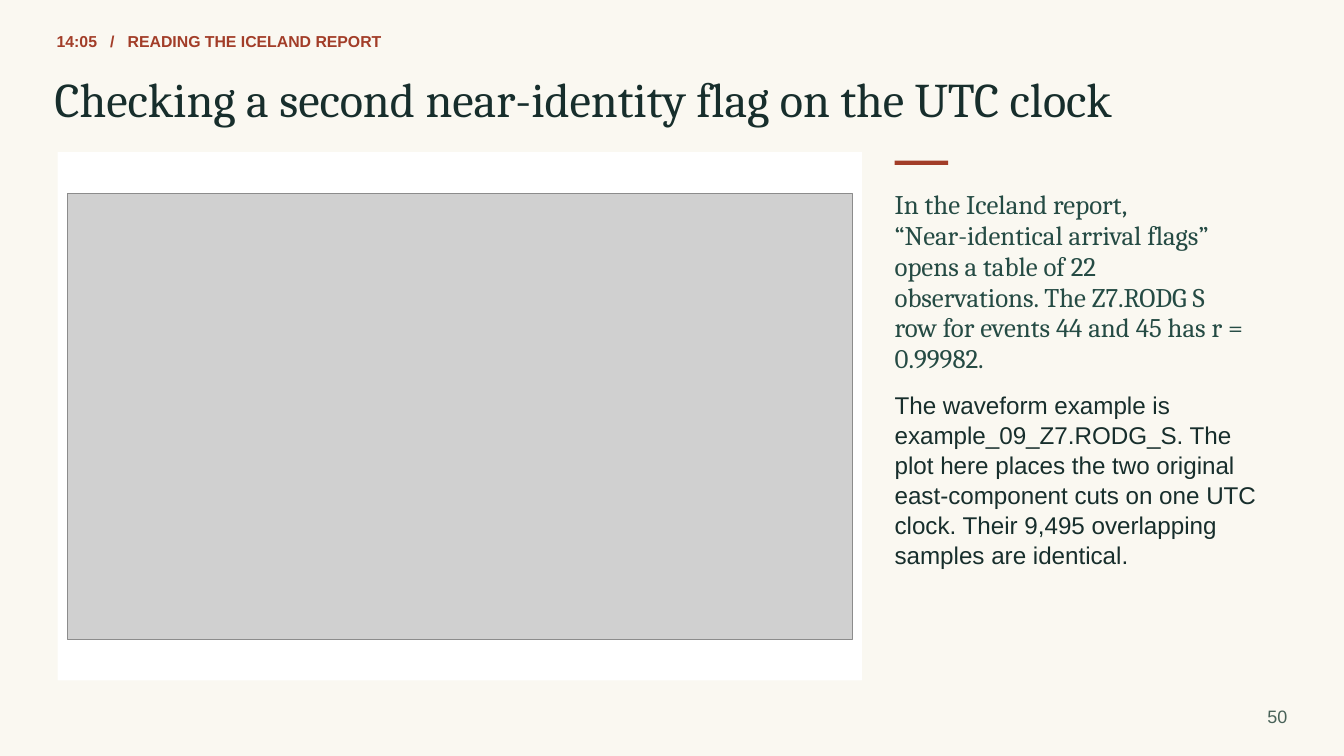
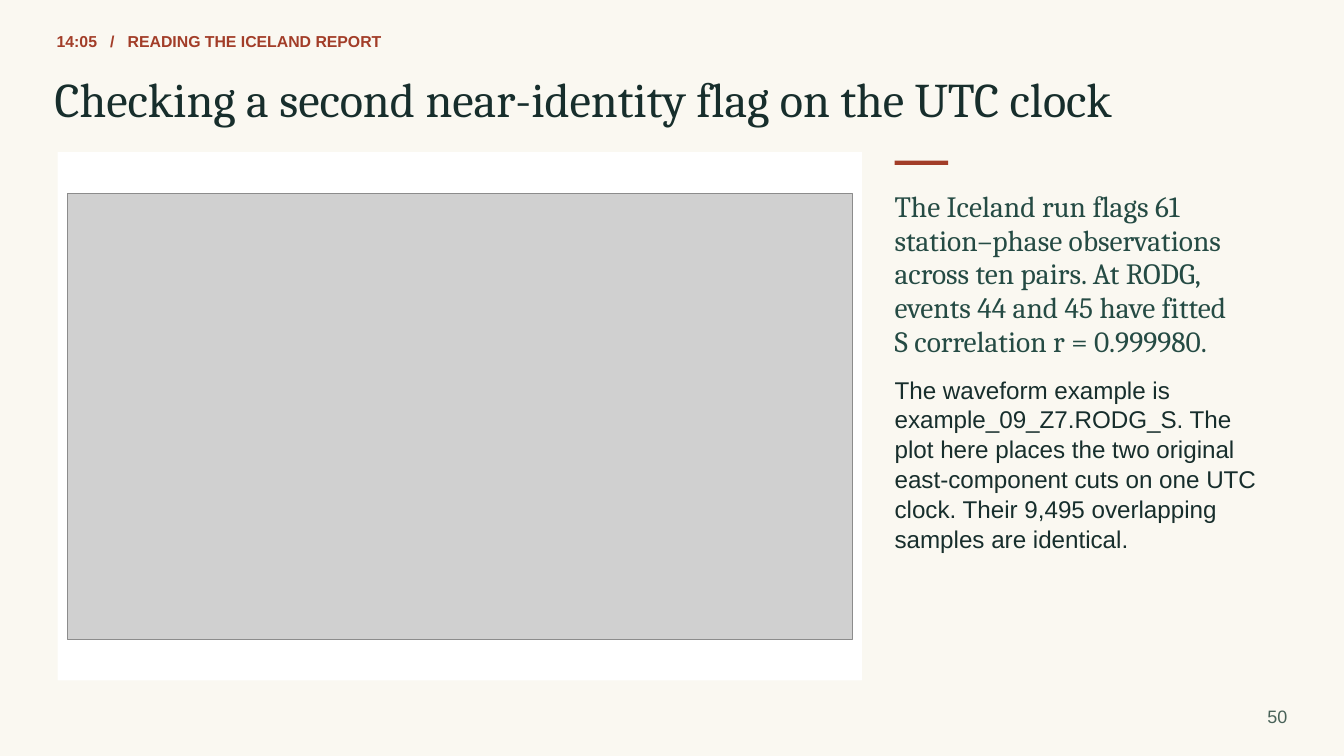
Before and after one commit to eliasrh/DDCorr.jl, a slide deck: slide 50 of teaching/DDCorr_minicourse.pptx. Drawn at 1344x756 pixels with LibreOffice and Linux fonts; fonts in the diff are those of the drawing; grey boxes stand for pictures. Boxes give left, top, right and bottom in pixels: in the first picture for what was removed or moved away, otherwise in the second. Text is boxed around its words. In the diff, an @@ line names an element or a change of style, - is before the commit and + after.

```diff
--- a/teaching/DDCorr_minicourse.pptx
+++ b/teaching/DDCorr_minicourse.pptx
@@ text at <box>895,196,1179,223</box>: text changed; size 19.1 to 21 pt @@
-In the Iceland report,
+The Iceland run flags 61
@@ text removed at <box>895,226,1208,251</box> @@
-“Near-identical arrival flags”
@@ text added at <box>895,223,1221,257</box>, 21 pt, text #254B44 @@
+station–phase observations
@@ text removed at <box>895,257,1096,282</box> @@
-opens a table of 22
@@ text added at <box>895,264,1201,290</box>, 21 pt, text #254B44 @@
+across ten pairs. At RODG,
@@ text at <box>895,297,1226,319</box>: text changed; size 19.1 to 21 pt @@
-row for events 44 and 45 has r =
+events 44 and 45 have fitted
@@ text removed at <box>895,288,1205,308</box> @@
-observations. The Z7.RODG S
@@ text at <box>895,331,1207,353</box>: text changed; size 19.1 to 21 pt @@
-0.99982.
+S correlation r = 0.999980.
@@ 6 texts: place and size @@
-6 texts at <box>895,396,1256,569</box>
+6 texts at <box>895,381,1256,553</box>
```
Also in this commit, not shown: 16 other slides changed, 20 other files.
